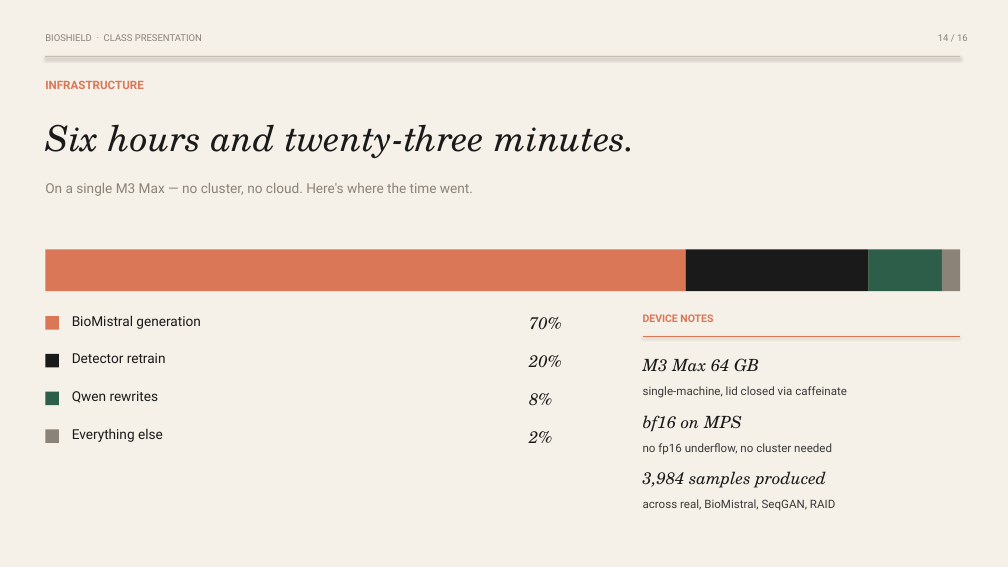
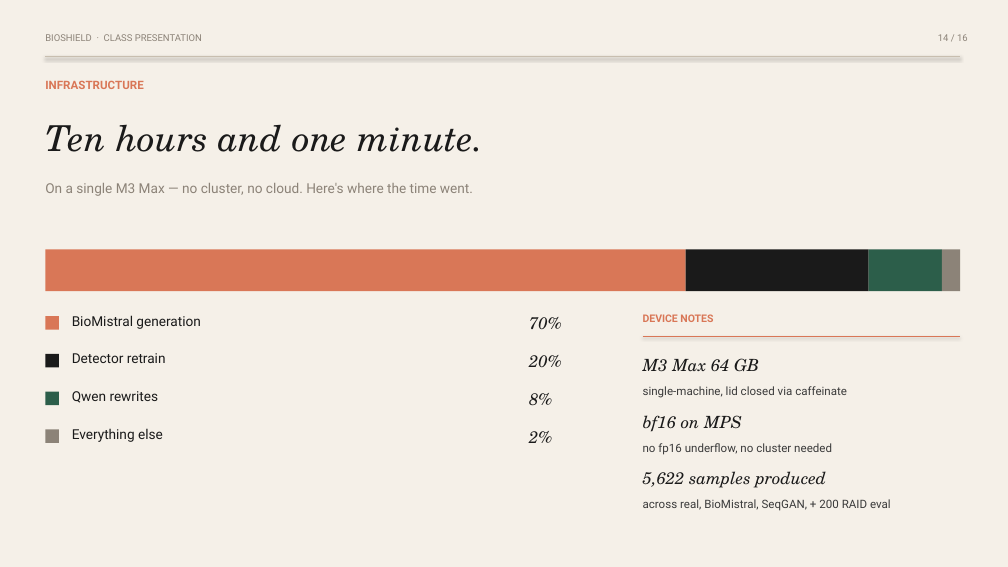
Before and after one commit to Rayudualapati-25/BioShield, a slide deck: slide 14 of experiments/BioShield_class_presentation_v2.pptx. Drawn at 1008x567 pixels with LibreOffice and Linux fonts; fonts in the diff are those of the drawing. Boxes give left, top, right and bottom in pixels: in the first picture for what was removed or moved away, otherwise in the second. Text is boxed around its words. In the diff, an @@ line names an element or a change of style, - is before the commit and + after.

```diff
--- a/experiments/BioShield_class_presentation_v2.pptx
+++ b/experiments/BioShield_class_presentation_v2.pptx
@@ text at [45,124,483,152]: text changed @@
-Six hours and twenty-three minutes.
+Ten hours and one minute.
@@ text at [643,471,826,488]: text changed @@
-3,984 samples produced
+5,622 samples produced
@@ text at [643,499,891,511]: text changed @@
-across real, BioMistral, SeqGAN, RAID
+across real, BioMistral, SeqGAN, + 200 RAID eval
```
Also in this commit, not shown: 7 other slides changed, 1 slide added, 1 slide removed, 28 other files.
